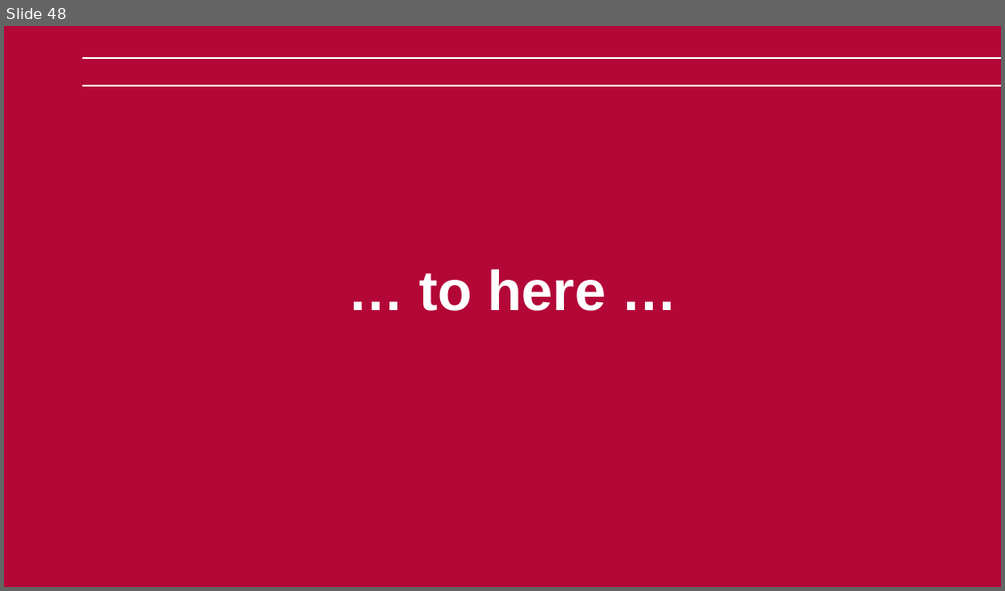
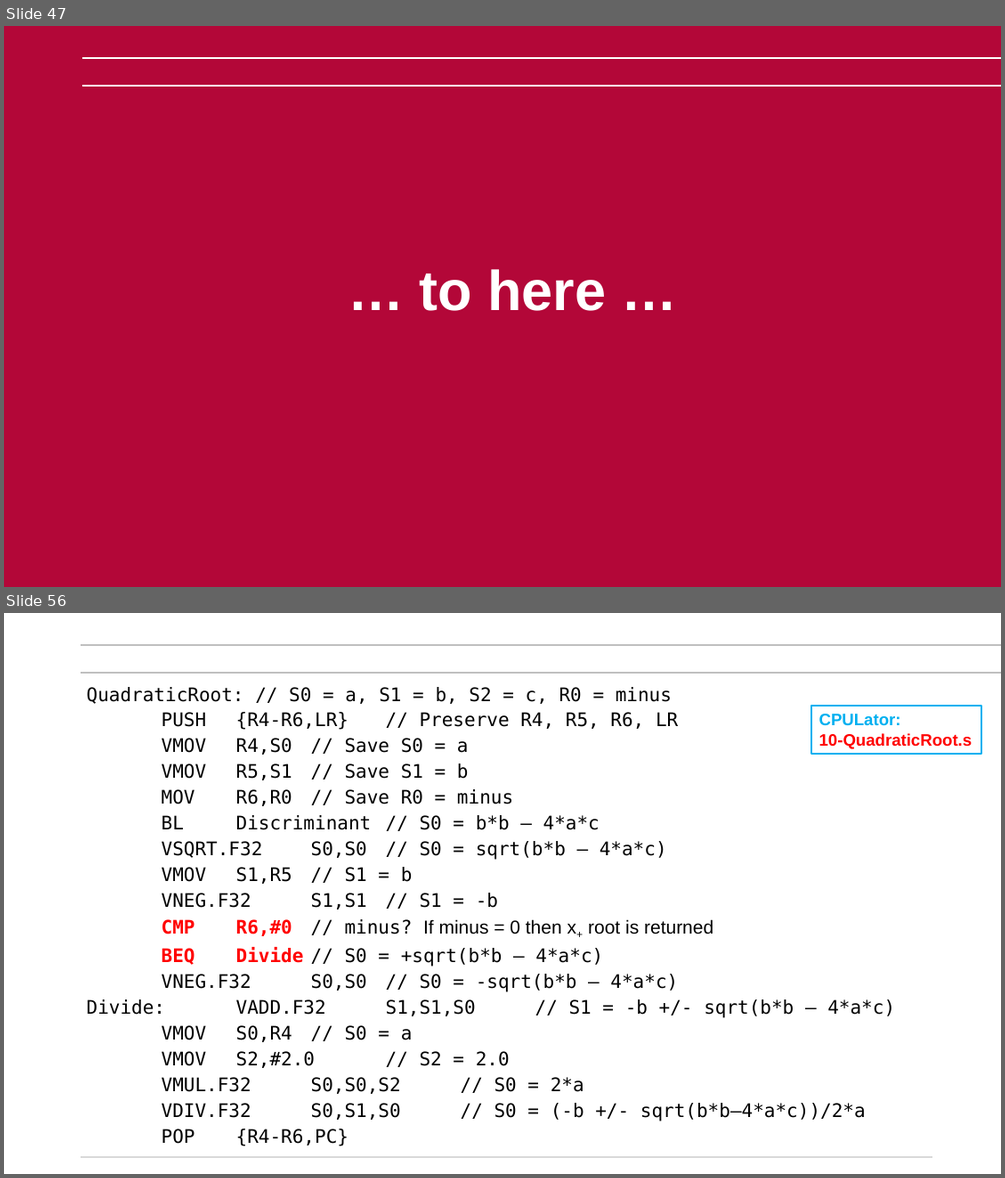
Before and after one commit to mikegrace2/CSEN20-Fall2026-Course-Website, a slide deck: Week08_FloatingPoint/Ch09_Getting Started with Floating Point_V4.pptx. Shown one above the other, each under a label of ours: slide 48 before the commit, slides 47 and 56 after it; the slides between them are not shown. The pictures are 1005x591 and 1005x1178 pixels, drawn with LibreOffice and Linux fonts; fonts in the diff are those of the drawing; background and template pictures are left out. Boxes give left, top, right and bottom in pixels: in the first picture for what was removed or moved away, otherwise in the second. Text is boxed around its words. In the diff, an @@ line names an element or a change of style, - is before the commit and + after.

```diff
--- a/Week08_FloatingPoint/Ch09_Getting Started with Floating Point_V4.pptx
+++ b/Week08_FloatingPoint/Ch09_Getting Started with Floating Point_V4.pptx
@@ slide 56 added at box(4, 613, 1001, 1174), background #FFFFFF @@
@@ line added from (81, 644) to (1001, 644), #BFBFBF 1.5 pt @@
@@ line added from (81, 673) to (1001, 673), #BFBFBF 1.5 pt @@
@@ text added at box(87, 687, 895, 1146), 18 pt, text #000000 @@
+QuadraticRoot: // S0 = a, S1 = b, S2 = c, R0 = minus
+PUSH {R4-R6,LR} // Preserve R4, R5, R6, LR
+VMOV R4,S0 // Save S0 = a
+VMOV R5,S1 // Save S1 = b
+MOV R6,R0 // Save R0 = minus
+BL Discriminant // S0 = b*b – 4*a*c
+VSQRT.F32 S0,S0 // S0 = sqrt(b*b – 4*a*c)
+VMOV S1,R5 // S1 = b
+VNEG.F32 S1,S1 // S1 = -b
+CMP R6,#0 // minus? If minus = 0 then x+ root is returned
+BEQ Divide // S0 = +sqrt(b*b – 4*a*c)
+VNEG.F32 S0,S0 // S0 = -sqrt(b*b – 4*a*c)
+Divide: VADD.F32 S1,S1,S0 // S1 = -b +/- sqrt(b*b – 4*a*c)
+VMOV S0,R4 // S0 = a
+VMOV S2,#2.0 // S2 = 2.0
+VMUL.F32 S0,S0,S2 // S0 = 2*a
+VDIV.F32 S0,S1,S0 // S0 = (-b +/- sqrt(b*b–4*a*c))/2*a
+POP {R4-R6,PC}
@@ rectangle added at box(811, 706, 981, 754), outline #00B0F0 1.5 pt, 16 pt, text #FF0000, bold @@
+CPULator:
+10-QuadraticRoot.s
@@ line added from (81, 1158) to (933, 1158), #D9D9D9 1.5 pt @@
@@ what was slide 48 is now slide 47 @@
```
Also in this commit, not shown: 17 other slides added.
